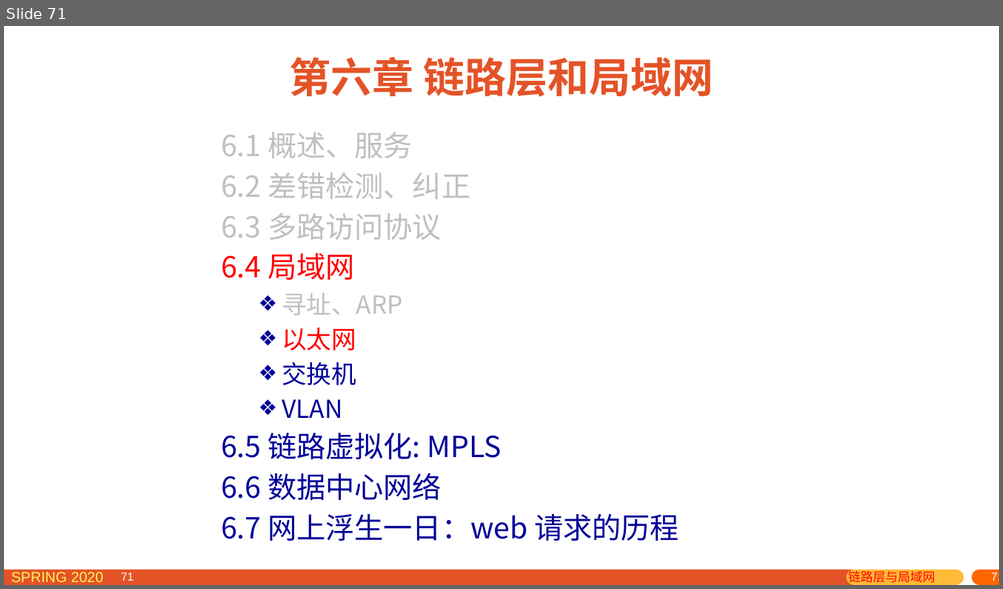
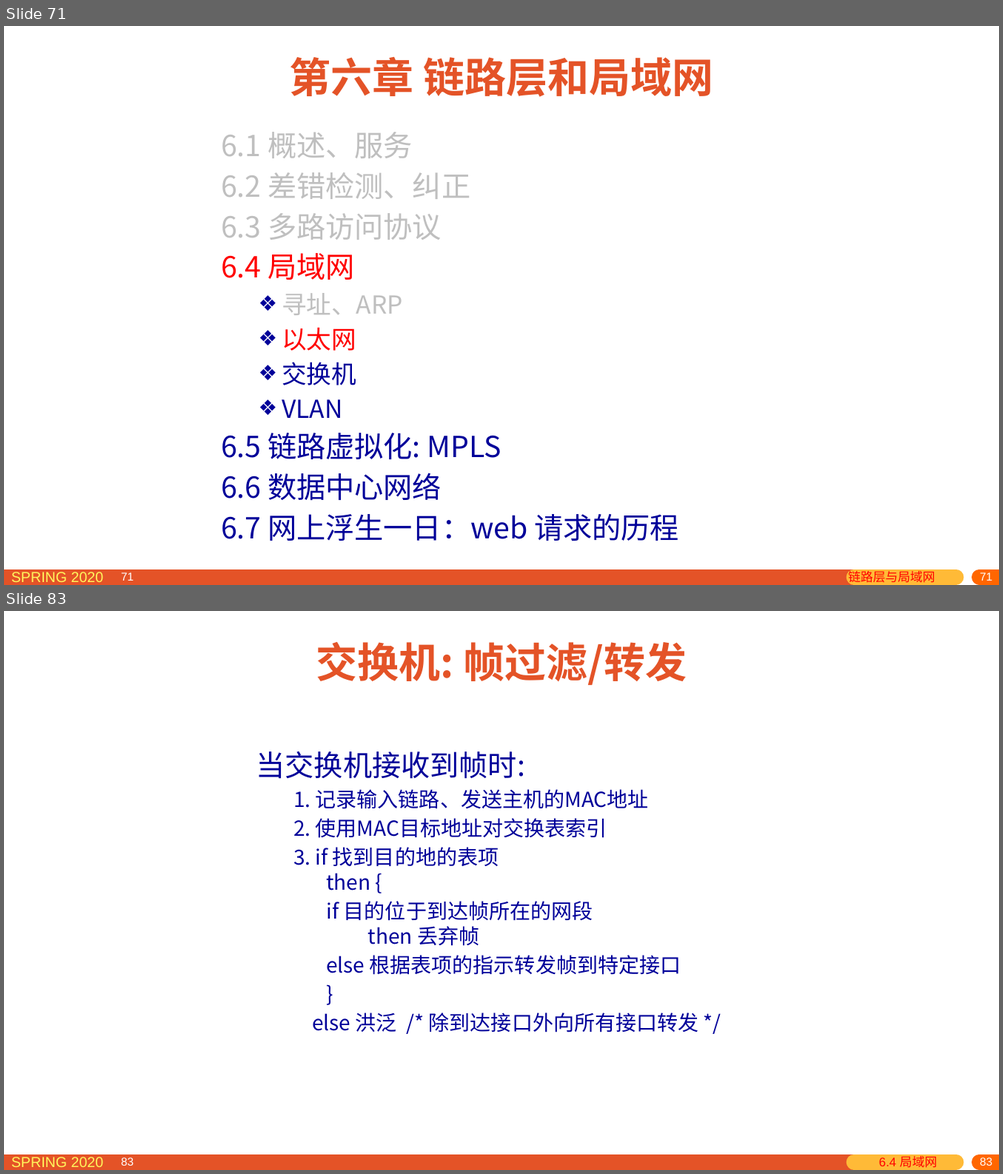
Before and after one commit to network-distributed/presentations, a slide deck: chapter6_cn.pptx. Shown one above the other, each under a label of ours: slide 71 before the commit, slides 71 and 83 after it; the slides between them are not shown. The pictures are 1003x589 and 1003x1174 pixels, drawn with LibreOffice and Linux fonts; fonts in the diff are those of the drawing. Boxes give left, top, right and bottom in pixels: in the first picture for what was removed or moved away, otherwise in the second. Text is boxed around its words. In the diff, an @@ line names an element or a change of style, - is before the commit and + after.

```diff
--- a/chapter6_cn.pptx
+++ b/chapter6_cn.pptx
@@ slide 83 added at (x1=4, y1=611, x2=999, y2=1170), background #FFFFFF; not listed: 10 template elements that a slide beside it also shows @@
@@ title added at (x1=316, y1=642, x2=686, y2=685), 40 pt, text #E45327, bold @@
+交换机: 帧过滤/转发
@@ text added at (x1=256, y1=752, x2=699, y2=1033), 20 pt, text #000099 @@
+当交换机接收到帧时:
+  1. 记录输入链路、发送主机的MAC地址
+  2. 使用MAC目标地址对交换表索引
+  3. if 找到目的地的表项
+  then {
+  if 目的位于到达帧所在的网段
+  then 丢弃帧
+  else 根据表项的指示转发帧到特定接口
+  }
+  else 洪泛 /* 除到达接口外向所有接口转发 */
@@ text added at (x1=879, y1=1156, x2=936, y2=1168), 12 pt, text #FF0000 @@
+6.4 局域网
@@ slide 71 changed as well @@
@@ page number rewrapped from (x1=818, y1=572, x2=999, y2=585) to (x1=807, y1=572, x2=999, y2=585) @@
```
Also in this commit, not shown: 110 other slides changed, 5 other slides added, 7 slides removed, 1 other file.
